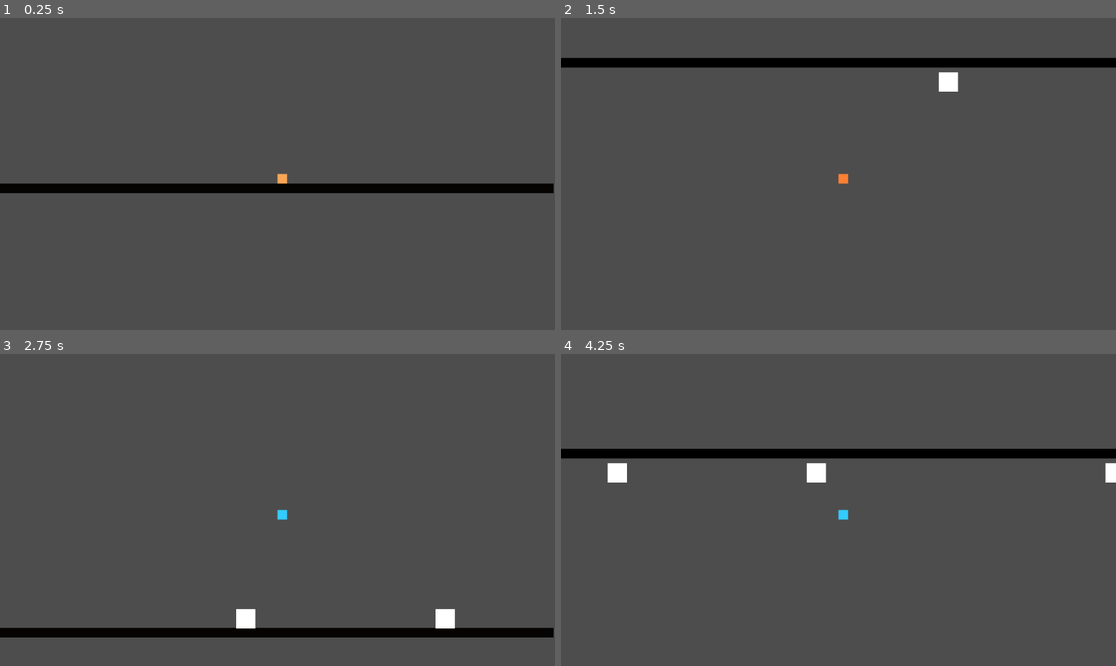
Above: before the commit, frames 1-4 (two rows, left to right).
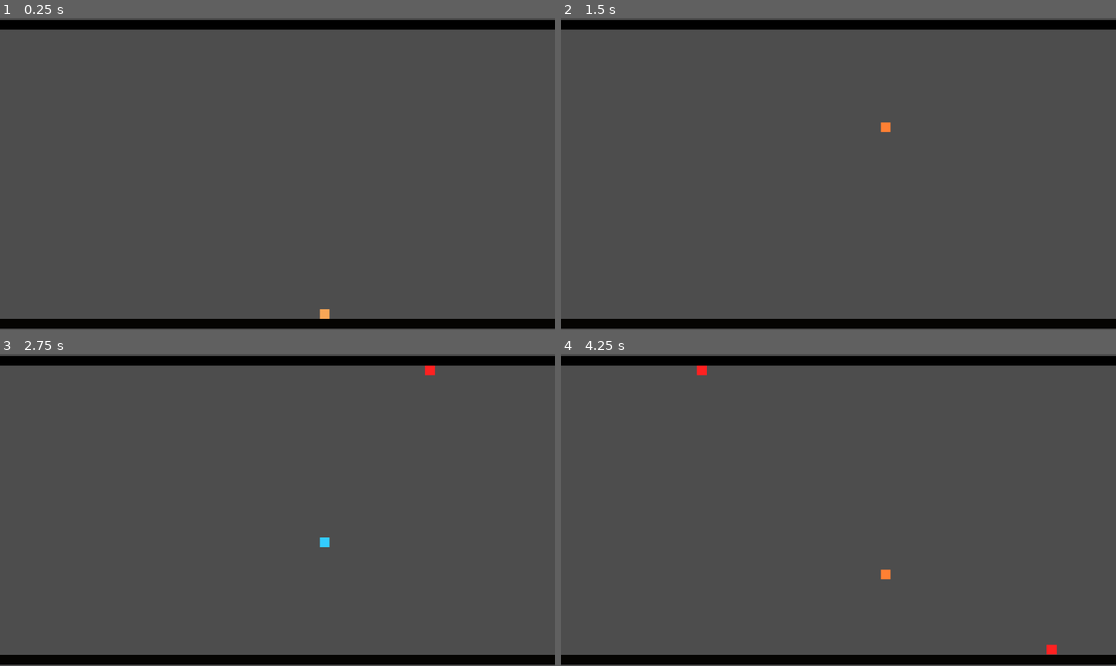
Above: after the commit, the same moments.

Repository: ansh33430w/I-flip-Gravity
Game: Godot game, scene res://scenes/main.tscn
Two runs of this game, one before a commit and one after it. Both use one fixed random seed, a clock stepped at 60 frames per second and the inputs below. This scene is started directly instead of the project's main scene.
Inputs (mouse positions are in pixels of both pictures, inside the frame that each line leads up to):
- Up to frame 1 (0.25 s): no input
- Up to frame 2 (1.5 s): tap Enter (ui_accept) at 0.5, 0.77 s; move the mouse to (960, 158) at 0.52 s; hold Right 0.53-1.28 s; tap Alt at 0.6 s; click (960, 158) at 0.67 s; move the mouse to (727, 189) at 1.27 s; hold Down from 1.28 s (still down); tap Shift at 1.35 s
- Up to frame 3 (2.75 s): tap Enter (ui_accept) at 1.52 s; move the mouse to (333, 441) at 2.02 s; release Down at 2.03 s; hold Right from 2.03 s (still down); tap Alt at 2.1 s
- Up to frame 4 (4.25 s): move the mouse to (810, 572) at 2.77 s; release Right at 2.78 s; hold Up 2.78-3.53 s; tap Shift at 2.85 s; click (810, 572) at 2.92 s; tap Enter (ui_accept) at 3.02, 3.77 s; move the mouse to (1005, 556) at 3.52 s; hold Left from 3.53 s (still down); tap Alt at 3.6 s

The runs differ from the first frame. In frame 1, 9.5% of the frame differs, in the area x 0-100%, y 0-100%; in frame 2, 9.9%; in frame 3, 10%; in frame 4, 10%.

Commit message:
woked on sommthness

Diff:
--- a/scenes/main.tscn
+++ b/scenes/main.tscn
@@ -11,6 +11,11 @@
 
 [node name="MAIN" type="Node2D" unique_id=1597174910]
 script = ExtResource("1_0wfyh")
+
+[node name="Camera2D2" type="Camera2D" parent="." unique_id=932368763]
+position = Vector2(611, 42)
+offset = Vector2(0, 277.775)
+ignore_rotation = false
 
 [node name="ColorRect" type="ColorRect" parent="." unique_id=734599278]
 offset_right = 1280.0
@@ -30,10 +35,10 @@
 anchor_top = 0.5
 anchor_right = 0.5
 anchor_bottom = 0.5
-offset_left = -8.0
-offset_top = 649.0
-offset_right = 1272.0
-offset_bottom = 669.0
+offset_left = -13.0
+offset_top = 621.0
+offset_right = 1267.0
+offset_bottom = 641.0
 grow_horizontal = 2
 grow_vertical = 2
 color = Color(0.02, 0.014750001, 0.0074, 1)
@@ -47,6 +52,3 @@
 
 [node name="CharacterBody2D" parent="." unique_id=265115828 instance=ExtResource("2_sugp2")]
 position = Vector2(699, 593)
-
-[node name="Camera2D2" type="Camera2D" parent="CharacterBody2D" unique_id=932368763]
-position = Vector2(-88, -551)
--- a/scenes/spike.tscn
+++ b/scenes/spike.tscn
@@ -11,7 +11,10 @@
 shape = SubResource("RectangleShape2D_mj4vg")
 
 [node name="ColorRect" type="ColorRect" parent="." unique_id=2053325073]
-offset_right = 40.0
-offset_bottom = 40.0
+offset_left = -10.0
+offset_top = -10.0
+offset_right = 11.0
+offset_bottom = 10.0
+color = Color(1, 0.13, 0.13, 1)
 
 [connection signal="body_entered" from="." to="." method="_on_body_entered"]
--- a/scripts/main.gd
+++ b/scripts/main.gd
@@ -4,7 +4,7 @@
 const SPIKE= preload("res://scenes/spike.tscn")
 
 var spaentimer = 0
-var spawnwait = .5
+var spawnwait = 1.8
 var gamespeed = 400
 
 
